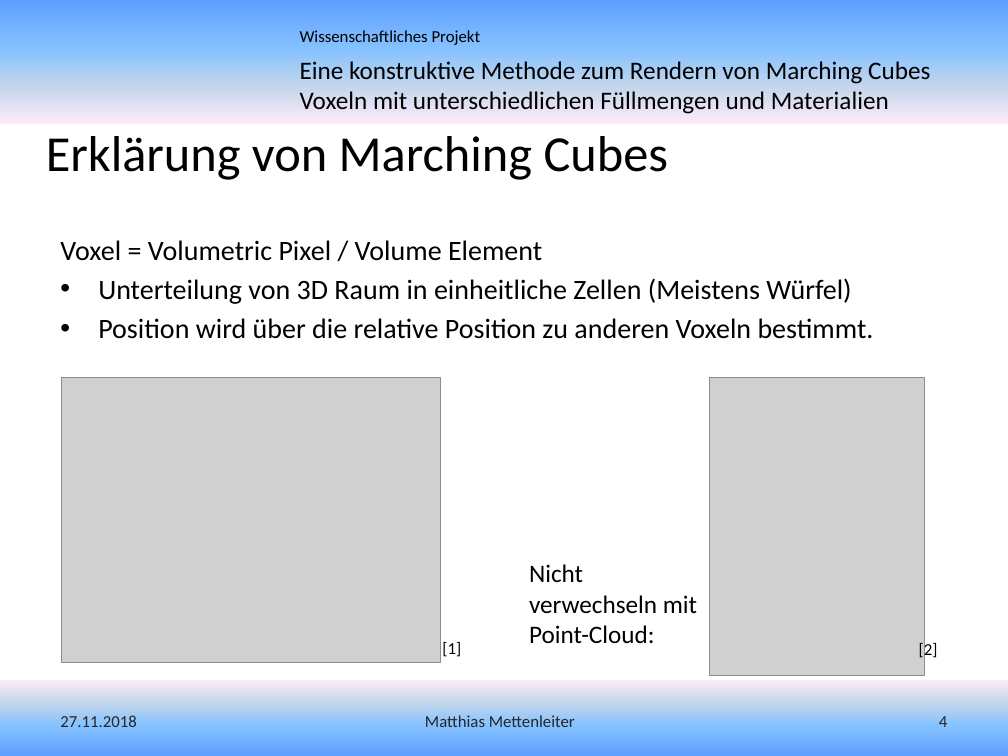
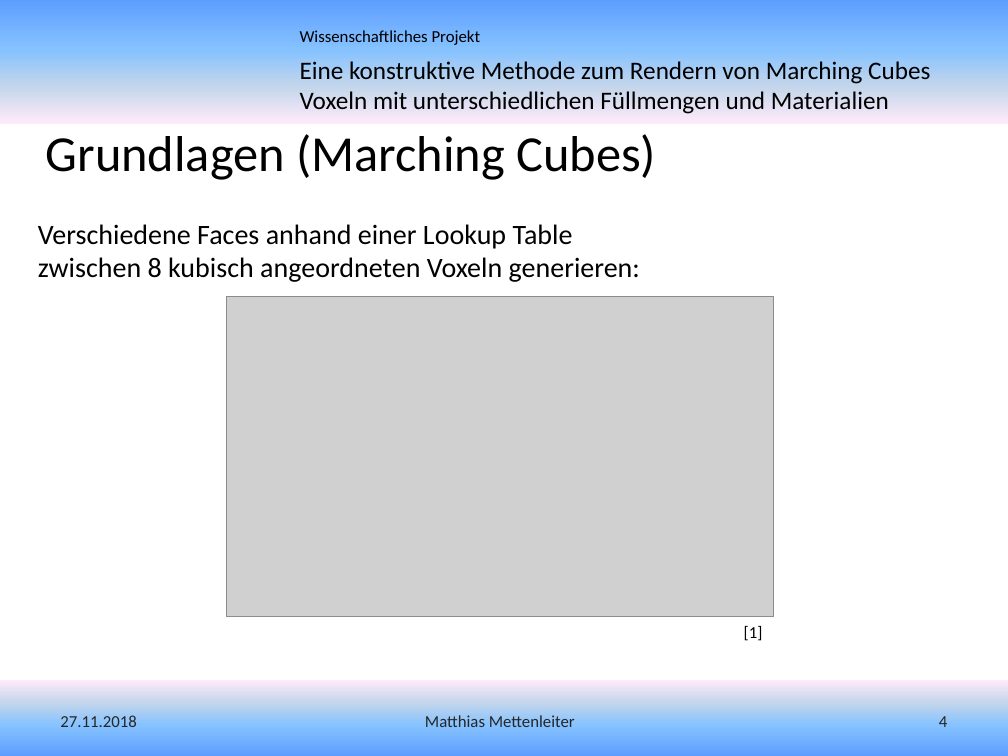
Before and after one commit to MMDaemon/MC_Paper, a slide deck: slide 4 of Vortrag - Eine konstruktive Methode zum Rendern von Marching Cubes Voxeln mit unterschiedlichen Füllmengen und Materialien.pptx. Drawn at 1008x756 pixels with LibreOffice and Linux fonts; fonts in the diff are those of the drawing; grey boxes stand for pictures; background and template pictures are left out. Boxes give left, top, right and bottom in pixels: in the first picture for what was removed or moved away, otherwise in the second. Text is boxed around its words. In the diff, an @@ line names an element or a change of style, - is before the commit and + after.

```diff
--- a/Vortrag - Eine konstruktive Methode zum Rendern von Marching Cubes Voxeln mit unterschiedlichen Füllmengen und Materialien.pptx
+++ b/Vortrag - Eine konstruktive Methode zum Rendern von Marching Cubes Voxeln mit unterschiedlichen Füllmengen und Materialien.pptx
@@ title at <box>46,134,656,180</box>: text changed @@
-Erklärung von Marching Cubes
+Grundlagen (Marching Cubes)
@@ text at <box>38,224,640,282</box>: text changed @@
-Voxel = Volumetric Pixel / Volume Element
-• Unterteilung von 3D Raum in einheitliche Zellen (Meistens Würfel)
-• Position wird über die relative Position zu anderen Voxeln bestimmt.
+Verschiedene Faces anhand einer Lookup Table zwischen 8 kubisch angeordneten Voxeln generieren:
@@ picture added at <box>226,296,773,617</box> @@
@@ picture removed at <box>61,378,440,662</box> @@
@@ picture removed at <box>710,378,924,675</box> @@
@@ text removed at <box>529,564,697,643</box> @@
-Nicht verwechseln mit Point-Cloud:
@@ text "[1]": place and size @@
-text "[1]" at <box>442,642,461,657</box>
+text "[1]" at <box>744,626,763,641</box>
@@ text removed at <box>919,641,938,659</box> @@
-[2]
```
Also in this commit, not shown: 6 other slides changed, 8 slides added, 1 slide removed, 10 other files.
